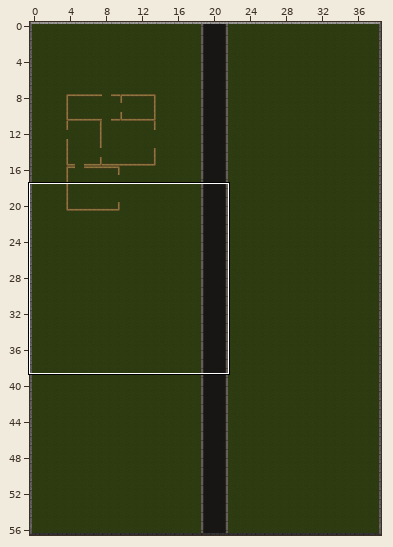
An edit to a level. Tiled map, resources/maps/map1.tmx. Above, an overview of the earlier version with the close-up marked.
Close-up. As it was:
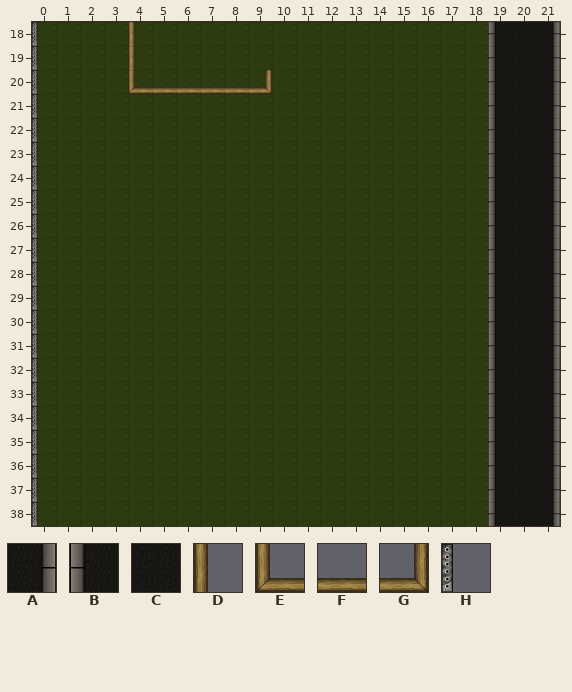
Cells are 89x89 px. Shown: x 0..21, y 18..38. The commit also changed other parts of the map, which this record leaves out.
Key: from "Road": A 3 "asphalt_tiles_0003_Layer", B 4 "asphalt_tiles_0004_Layer", C 12 "asphalt_tiles_0012_Layer"; from "Structure": D 72 "walls_0003_Layer-4 (Tile", E 73 "walls_0004_Layer-5 (Tile", F 74 "walls_0005_Layer-6 (Tile", G 78 "walls_0009_Layer-10 (Til", H 136 "roof_0025_Layer-26 (Tile".
_ is an empty cell.
Layers that did not change in this view are not listed.
Layer "Road" before, first column x 0:
18 ___________________BCA
19 ___________________BCA
20 ___________________BCA
21 ___________________BCA
22 ___________________BCA
23 ___________________BCA
24 ___________________BCA
25 ___________________BCA
26 ___________________BCA
27 ___________________BCA
28 ___________________BCA
29 ___________________BCA
30 ___________________BCA
31 ___________________BCA
32 ___________________BCA
33 ___________________BCA
34 ___________________BCA
35 ___________________BCA
36 ___________________BCA
37 ___________________BCA
38 ___________________BCA
Layer "Walls" before, first column x 0:
18 H___D_________________
19 H___D_________________
20 H___EFFFFG____________
21 H_____________________
22 H_____________________
23 H_____________________
24 H_____________________
25 H_____________________
26 H_____________________
27 H_____________________
28 H_____________________
29 H_____________________
30 H_____________________
31 H_____________________
32 H_____________________
33 H_____________________
34 H_____________________
35 H_____________________
36 H_____________________
37 H_____________________
38 H_____________________
Now the later version:
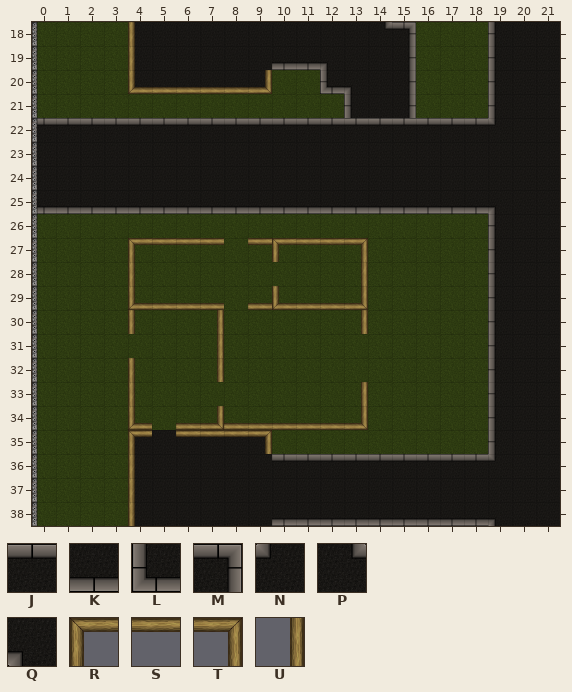
Further tiles: from "Road": J 1 "asphalt_tiles_0001_Layer", K 2 "asphalt_tiles_0002_Layer", L 5 "asphalt_tiles_0005_Layer", M 7 "asphalt_tiles_0007_Layer", N 8 "asphalt_tiles_0008_Layer", P 9 "asphalt_tiles_0009_Layer", Q 11 "asphalt_tiles_0011_Layer"; from "Structure": R 71 "walls_0002_Layer-3 (Tile", S 75 "walls_0006_Layer-7 (Tile", T 76 "walls_0007_Layer-8 (Tile", U 77 "walls_0008_Layer-9 (Tile".
The exact change:
Layer "Road":
y 18: x 4..15 ____________ -> CCCCCCCCCCPM; x 21 A -> C
y 19: x 4..15 ____________ -> CCCCCCKKQCCA; x 21 A -> C
y 20: x 4..9 ______ -> CCCCCC; x 12..15 ____ -> LQCA; x 21 A -> C
y 21: x 13..15 ___ -> BCA; x 21 A -> C
y 22: x 0..19 ___________________B -> JJJJJJJJJJJJJJJJJJJN; x 21 A -> C
y 23..24: x 0..19 ___________________B -> CCCCCCCCCCCCCCCCCCCC; x 21 A -> C
y 25: x 0..19 ___________________B -> KKKKKKKKKKKKKKKKKKKQ; x 21 A -> C
y 26..34: x 21 A -> C
y 35: x 4..9 ______ -> CCCCCC; x 21 A -> C
y 36: x 4..19 _______________B -> CCCCCCJJJJJJJJJN; x 21 A -> C
y 37: x 4..19 _______________B -> CCCCCCCCCCCCCCCC; x 21 A -> C
y 38: x 4..19 _______________B -> CCCCCCKKKKKKKKKQ; x 21 A -> C
Layer "Walls":
y 27: x 4..7 ____ -> RSSS; x 9..13 _____ -> SRSST
y 28: x 4 _ -> D; x 13 _ -> U
y 29: x 4..7 ____ -> EFFF; x 9..13 _____ -> FEFFG
y 30: x 4 _ -> D; x 7 _ -> U; x 13 _ -> U
y 31: x 7 _ -> U
y 32: x 4 _ -> D; x 7 _ -> U
y 33: x 4 _ -> D; x 13 _ -> U
y 34: x 4 _ -> E; x 6..13 ________ -> FGFFFFFG
y 35: x 4 _ -> R; x 6..9 ____ -> SSST
y 36..38: x 4 _ -> D
Changed places in both close-ups, as pixel boxes (x1, y1, x2, y2):
changed: (37, 22, 496, 214)
changed: (552, 22, 560, 526)
changed: (128, 238, 496, 526)
